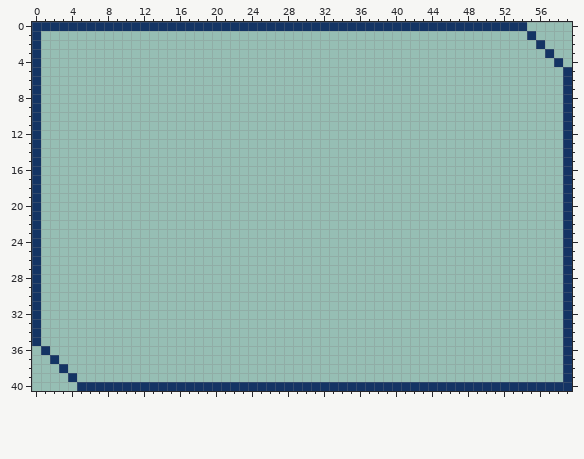
A pixel-art file gets an edit: Assets/Upgrades UI/Sprites/Gif Frame.aseprite. This is how it looked before the edit.
60x41 pixels, 1 frame.
Now the later version:
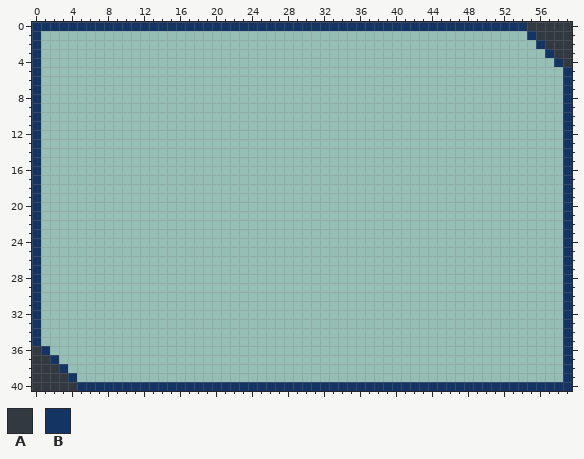
Palette (. is transparent): A #333941  B #143464
Change:
Colour A now appears in row 0 at x 55 to 59; in row 1 at x 56 to 59; in row 2 at x 57 to 59; in row 3 at x 58 to 59; in row 4 at x 59; in row 36 at x 0.
Colour A now appears in row 37 at x 0 to 1; in row 38 at x 0 to 2; in row 39 at x 0 to 3; in row 40 at x 0 to 4.
Where, in picture pixels (left, top, right, bottom), the same in both pictures:
added: (527, 22, 572, 67)
added: (32, 346, 77, 391)
